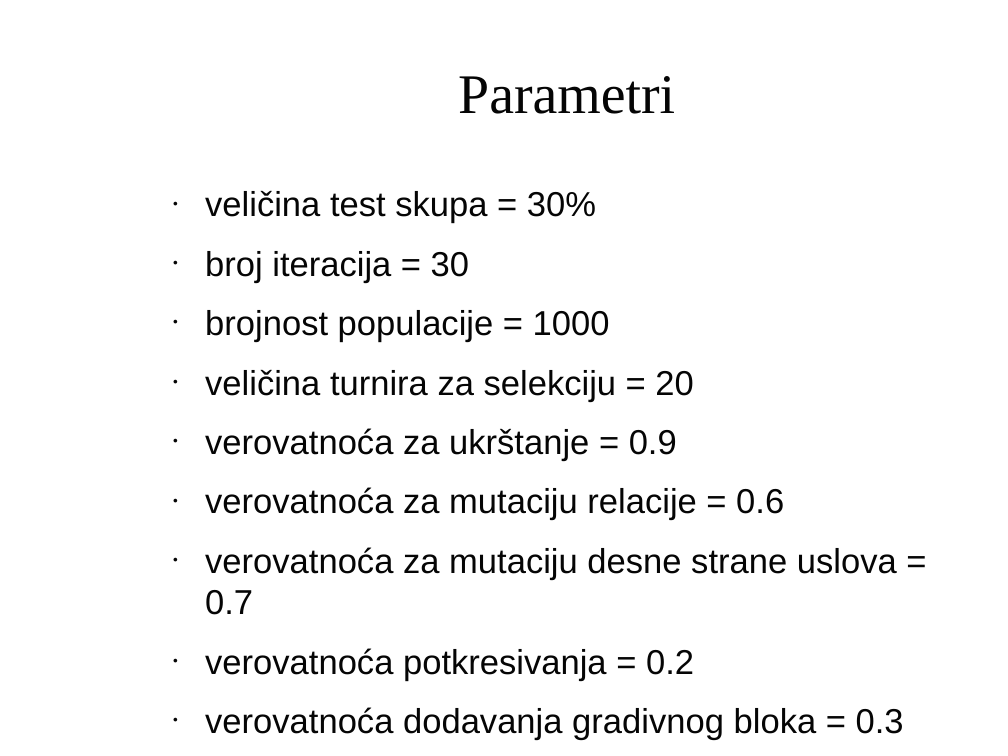
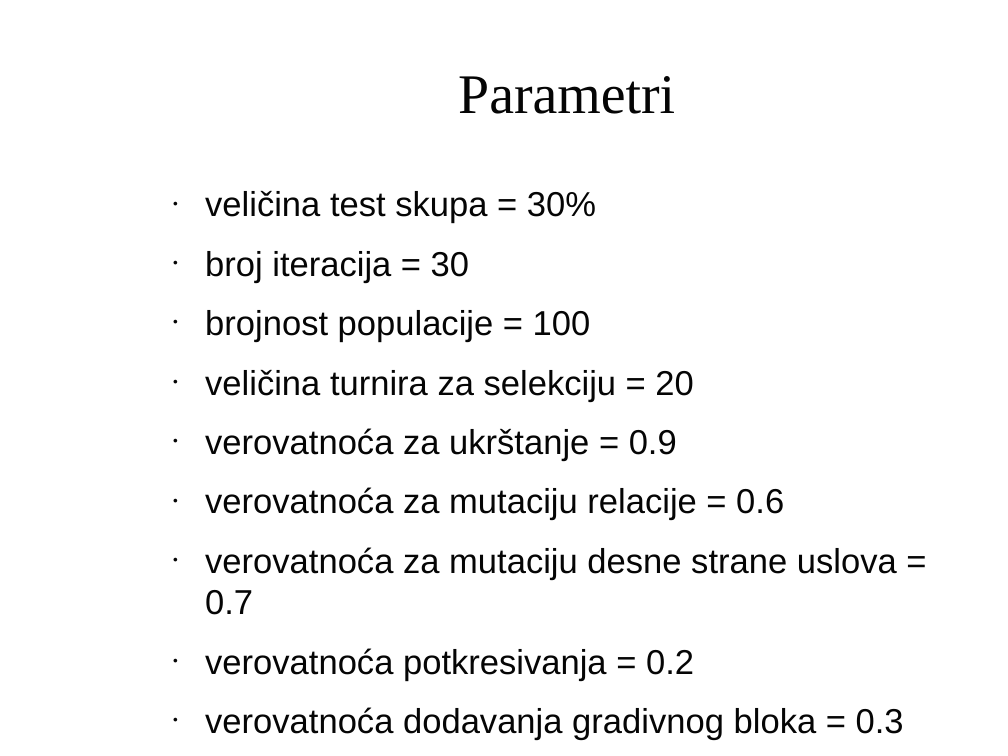
Before and after one commit to AleksandraRuzic/Decision-Tree-Classifier-using-GP, a slide deck: slide 10 of prezentacija.odp. Drawn at 1008x756 pixels with LibreOffice and Linux fonts; fonts in the diff are those of the drawing; background and template pictures are left out. Boxes give left, top, right and bottom in pixels: in the first picture for what was removed or moved away, otherwise in the second. Text is boxed around its words. In the diff, an @@ line names an element or a change of style, - is before the commit and + after.

```diff
--- a/prezentacija.odp
+++ b/prezentacija.odp
@@ text at bbox=[205, 310, 591, 342]: text changed @@
-● brojnost populacije = 1000
+● brojnost populacije = 100
```
Also in this commit, not shown: 2 other files.
